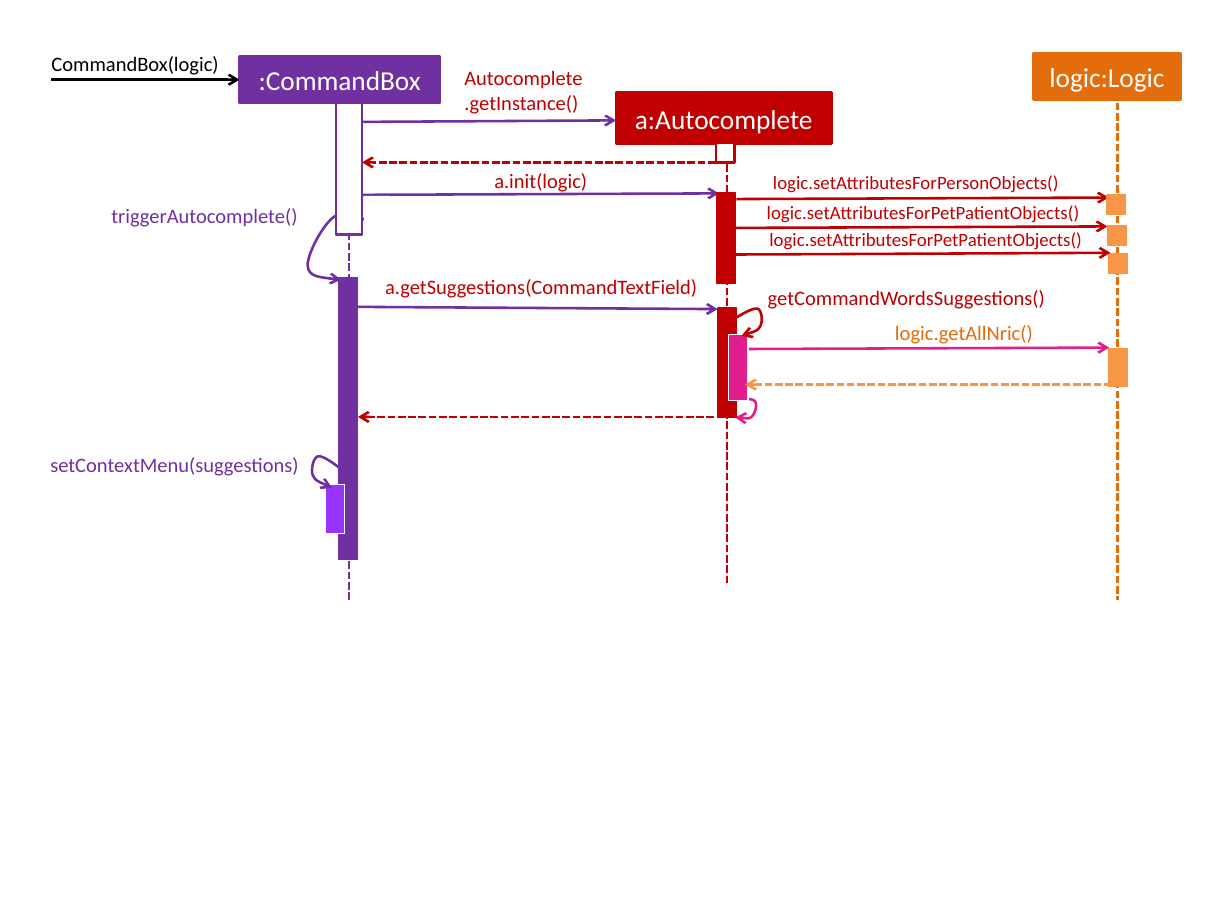
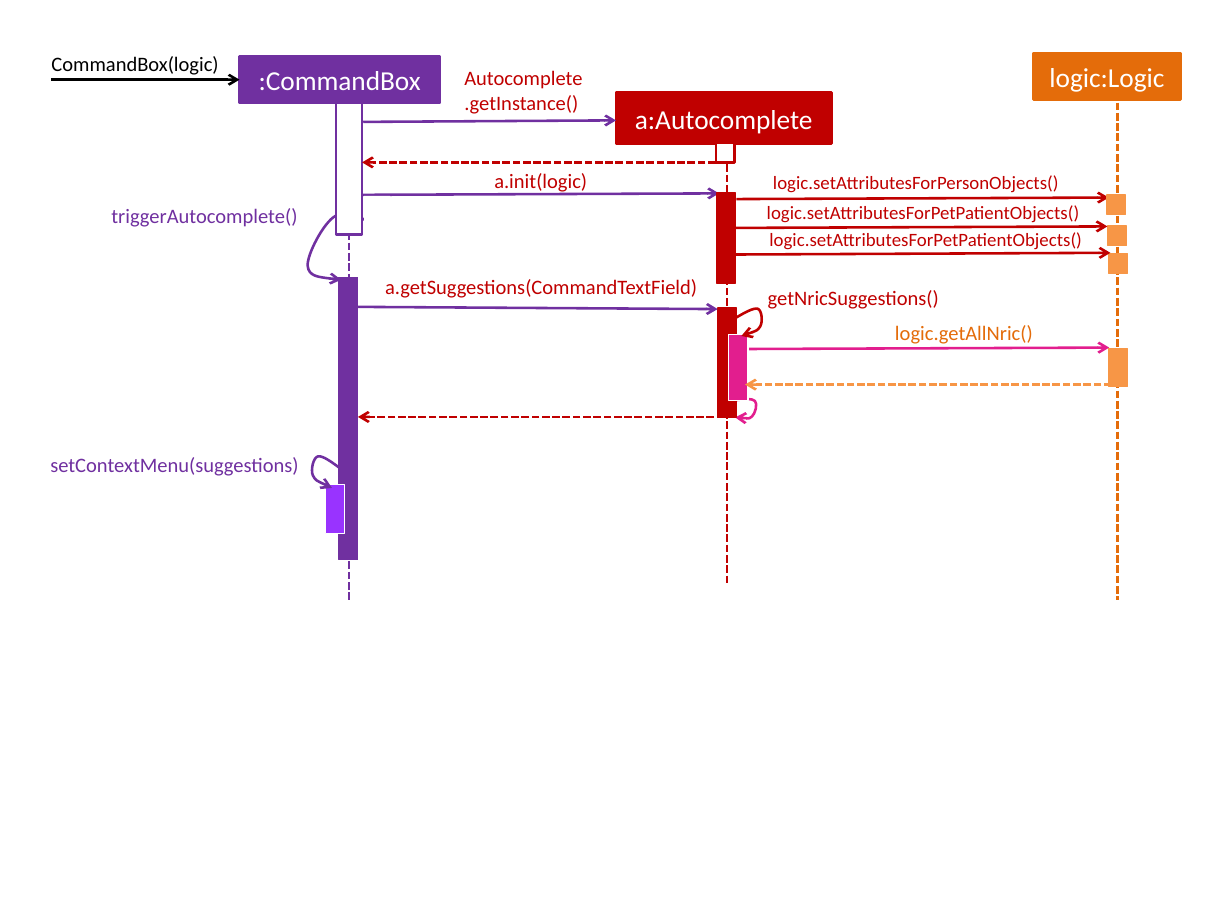
Before and after one commit to nus-cs2103-AY1718S2/addressbook-level4, a slide deck: slide 2 of docs/diagrams/HighLevelSequenceDiagrams.pptx. Drawn at 1232x924 pixels with LibreOffice and Linux fonts; fonts in the diff are those of the drawing. Boxes give left, top, right and bottom in pixels: in the first picture for what was removed or moved away, otherwise in the second. Text is boxed around its words. In the diff, an @@ line names an element or a change of style, - is before the commit and + after.

```diff
--- a/docs/diagrams/HighLevelSequenceDiagrams.pptx
+++ b/docs/diagrams/HighLevelSequenceDiagrams.pptx
@@ text at box(768, 290, 939, 309): text changed @@
-getCommandWordsSuggestions()
+getNricSuggestions()
```
Also in this commit, not shown: 3 other files.
